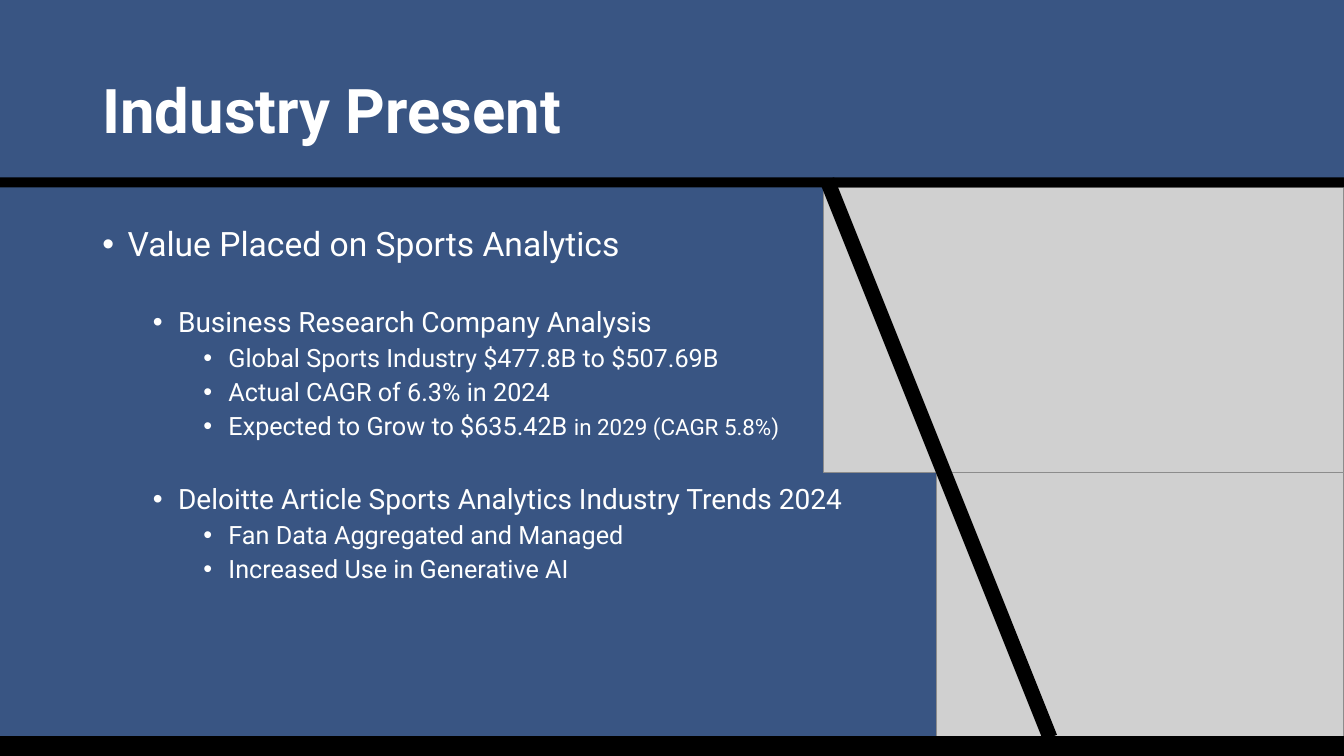
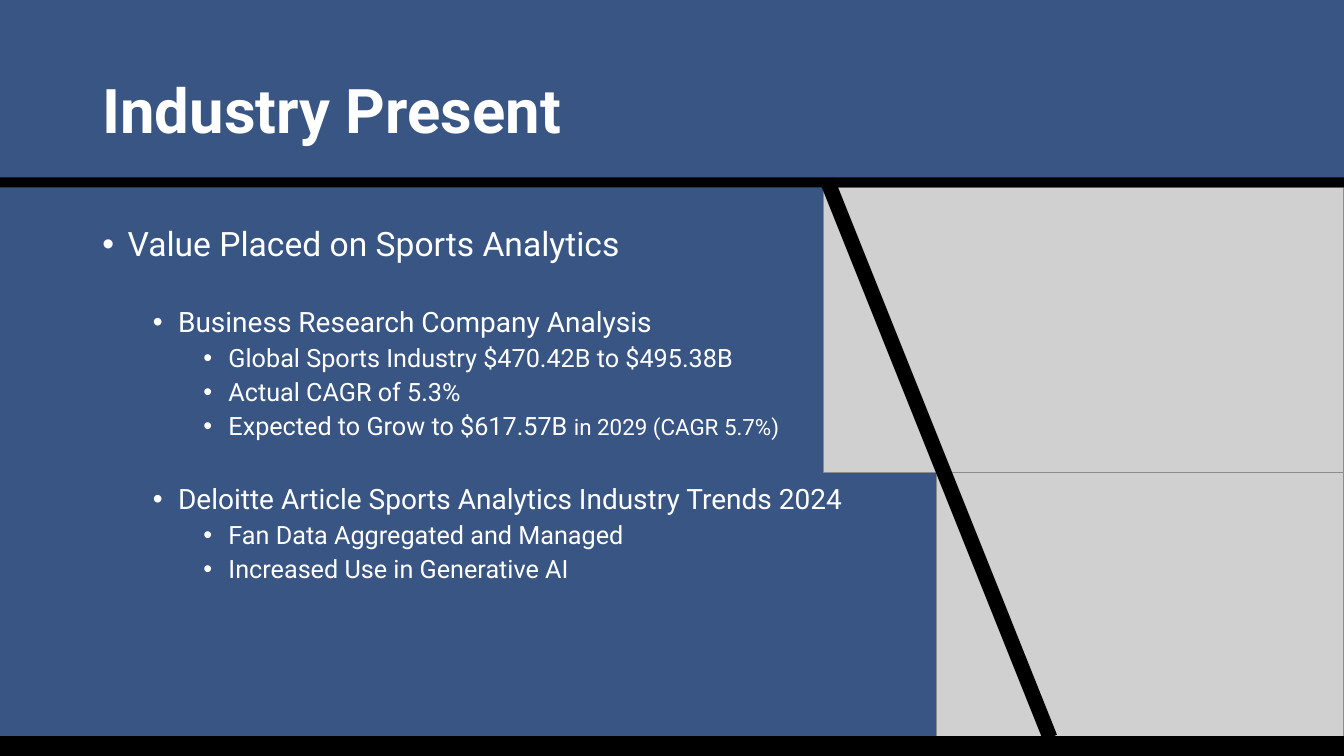
Before and after one commit to SuperMarioGiacomazzo/STOR538_WEBSITE, a slide deck: slide 8 of Slides/Sports Analytics 3/Sports_Analytics_3_Lecture.pptx. Drawn at 1344x756 pixels with LibreOffice and Linux fonts; fonts in the diff are those of the drawing; grey boxes stand for pictures. Boxes give left, top, right and bottom in pixels: in the first picture for what was removed or moved away, otherwise in the second. Text is boxed around its words. In the diff, an @@ line names an element or a change of style, - is before the commit and + after.

```diff
--- a/Slides/Sports Analytics 3/Sports_Analytics_3_Lecture.pptx
+++ b/Slides/Sports Analytics 3/Sports_Analytics_3_Lecture.pptx
@@ text at (228,346,779,440): text changed @@
-    • Global Sports Industry $477.8B to $507.69B
-    • Actual CAGR of 6.3% in 2024
-    • Expected to Grow to $635.42B in 2029 (CAGR 5.8%)
+    • Global Sports Industry $470.42B to $495.38B
+    • Actual CAGR of 5.3%
+    • Expected to Grow to $617.57B in 2029 (CAGR 5.7%)
```
Also in this commit, not shown: 8 other slides changed, 1 slide added, 3 other files.
